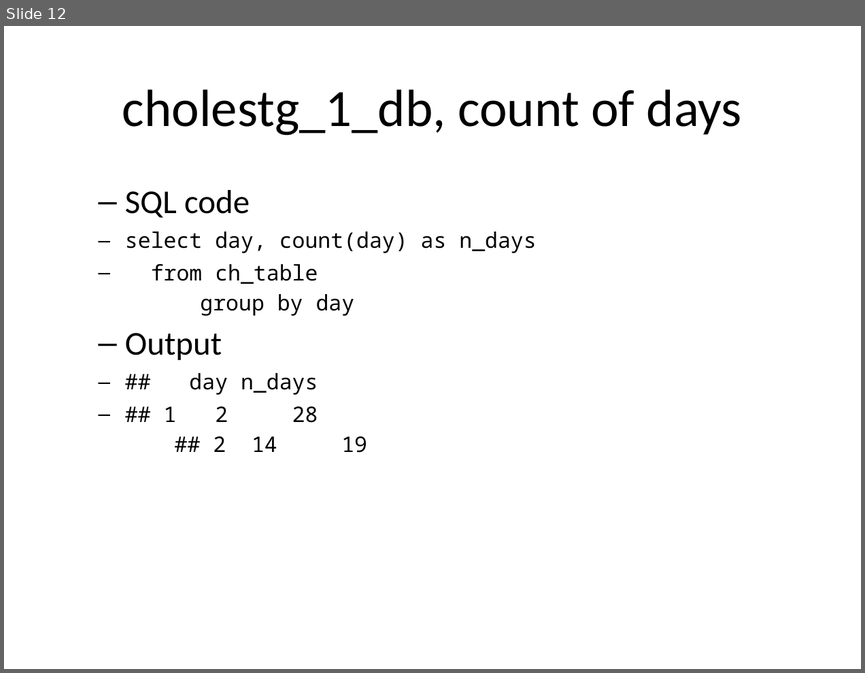
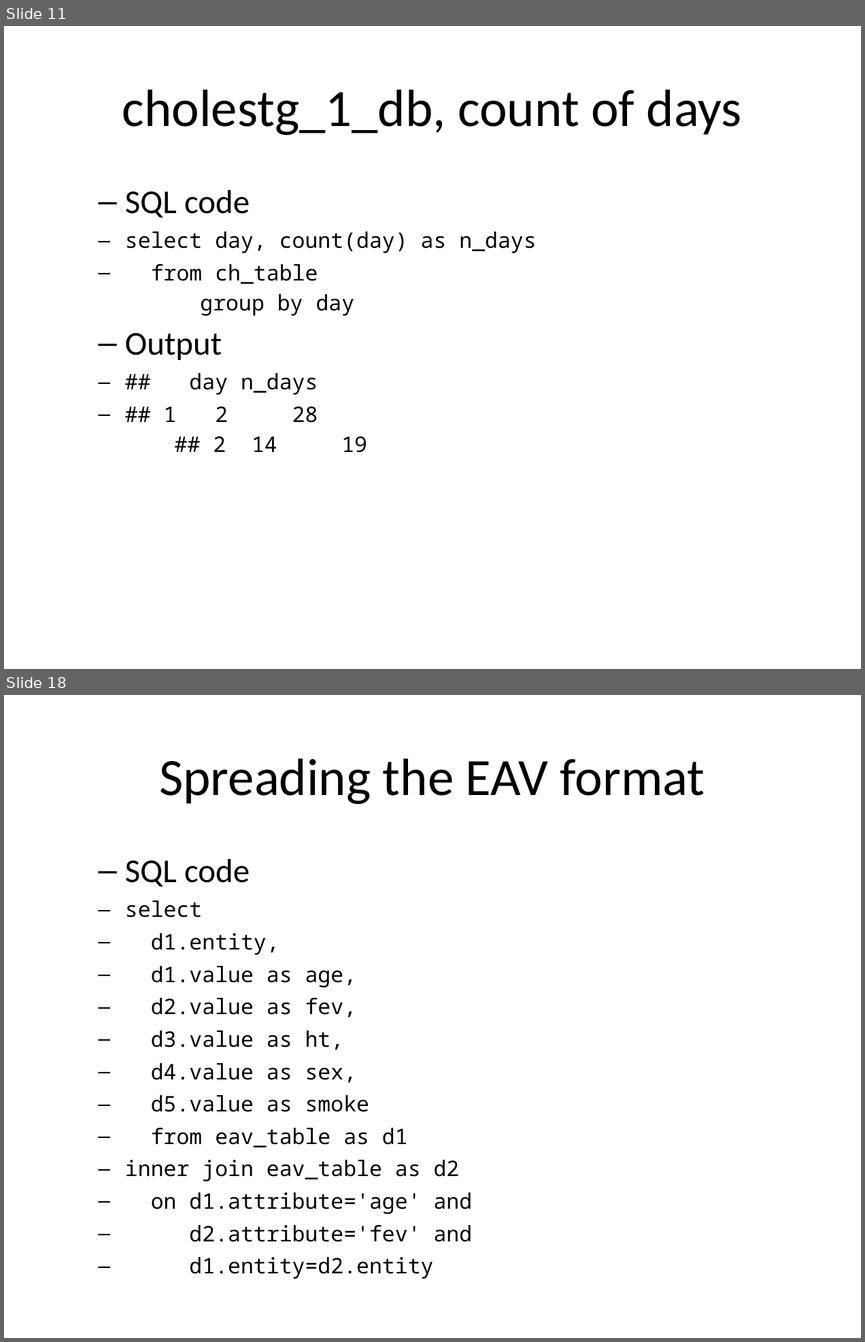
Before and after one commit to pmean/introduction-to-sql, a slide deck: module15-gathering-and-spreading/gather.pptx. Shown one above the other, each under a label of ours: slide 12 before the commit, slides 11 and 18 after it; the slides between them are not shown. The pictures are 865x673 and 865x1342 pixels, drawn with LibreOffice and Linux fonts; fonts in the diff are those of the drawing. Boxes give left, top, right and bottom in pixels: in the first picture for what was removed or moved away, otherwise in the second. Text is boxed around its words. In the diff, an @@ line names an element or a change of style, - is before the commit and + after.

```diff
--- a/module15-gathering-and-spreading/gather.pptx
+++ b/module15-gathering-and-spreading/gather.pptx
@@ slide 18 added at bbox=[4, 695, 861, 1338], background #FFFFFF @@
@@ title added at bbox=[159, 758, 705, 804], 44 pt, text #000000 @@
+Spreading the EAV format
@@ text added at bbox=[125, 859, 473, 1278], 18 pt, text #000000 @@
+  – SQL code
+select
+d1.entity,
+d1.value as age,
+d2.value as fev,
+d3.value as ht,
+d4.value as sex,
+d5.value as smoke
+from eav_table as d1
+inner join eav_table as d2
+on d1.attribute='age' and
+d2.attribute='fev' and
+d1.entity=d2.entity
@@ what was slide 12 is now slide 11 @@
```
Also in this commit, not shown: 7 slides changed, 7 other slides added, 5 other files.
